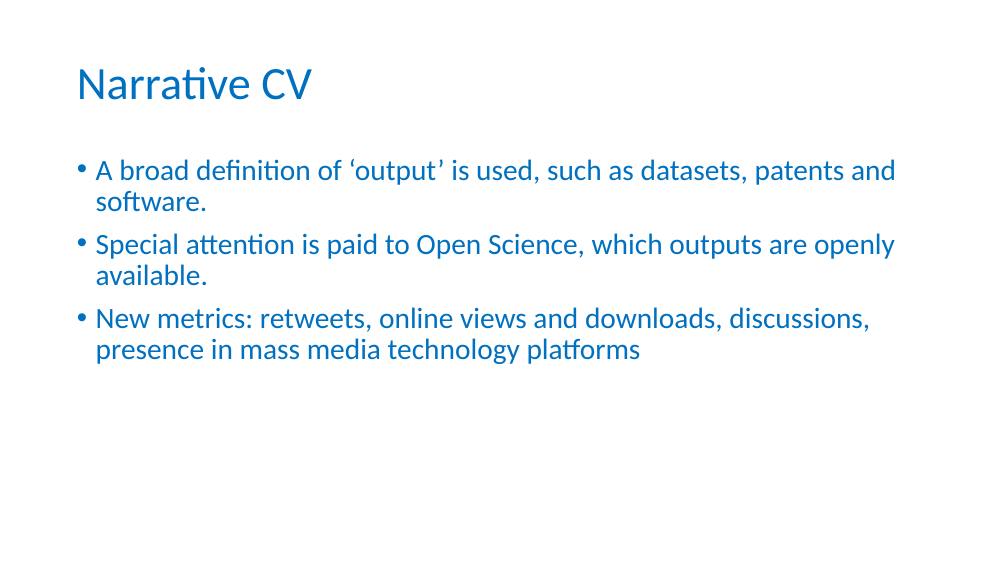
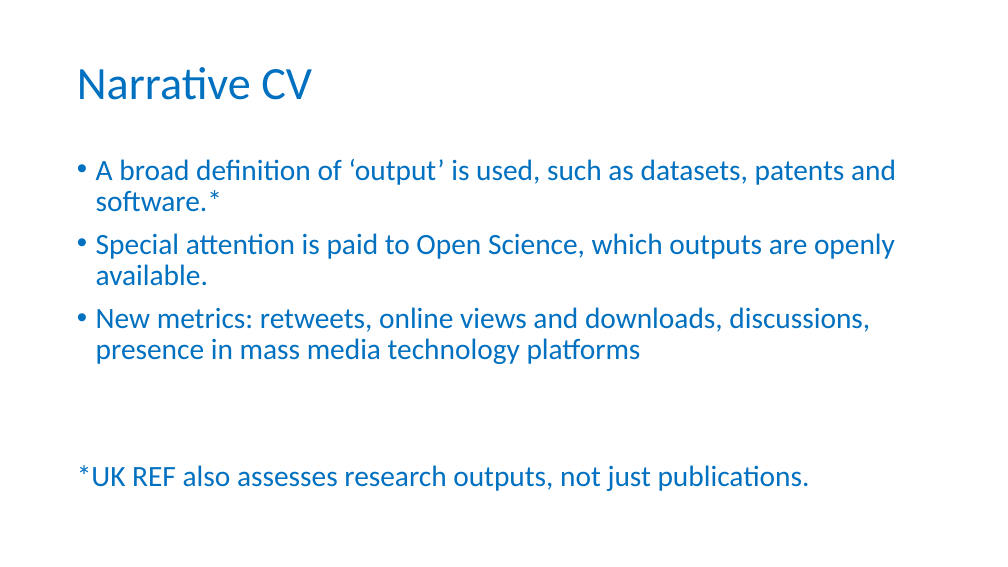
Before and after one commit to tobyhodges/probable-enigma, a slide deck: slide 23 of instructors/01-Why_are_we_here.pptx. Drawn at 1008x567 pixels with LibreOffice and Linux fonts; fonts in the diff are those of the drawing; background and template pictures are left out. Boxes give left, top, right and bottom in pixels: in the first picture for what was removed or moved away, otherwise in the second. Text is boxed around its words. In the diff, an @@ line names an element or a change of style, - is before the commit and + after.

```diff
--- a/instructors/01-Why_are_we_here.pptx
+++ b/instructors/01-Why_are_we_here.pptx
@@ text at bbox=[96, 159, 896, 212]: text changed @@
-• A broad definition of ‘output’ is used, such as datasets, patents and software.
+• A broad definition of ‘output’ is used, such as datasets, patents and software.*
@@ text at bbox=[77, 465, 810, 491]: paragraph added @@
+*UK REF also assesses research outputs, not just publications.
```
Also in this commit, not shown: 5 other slides changed, 5 other files.
